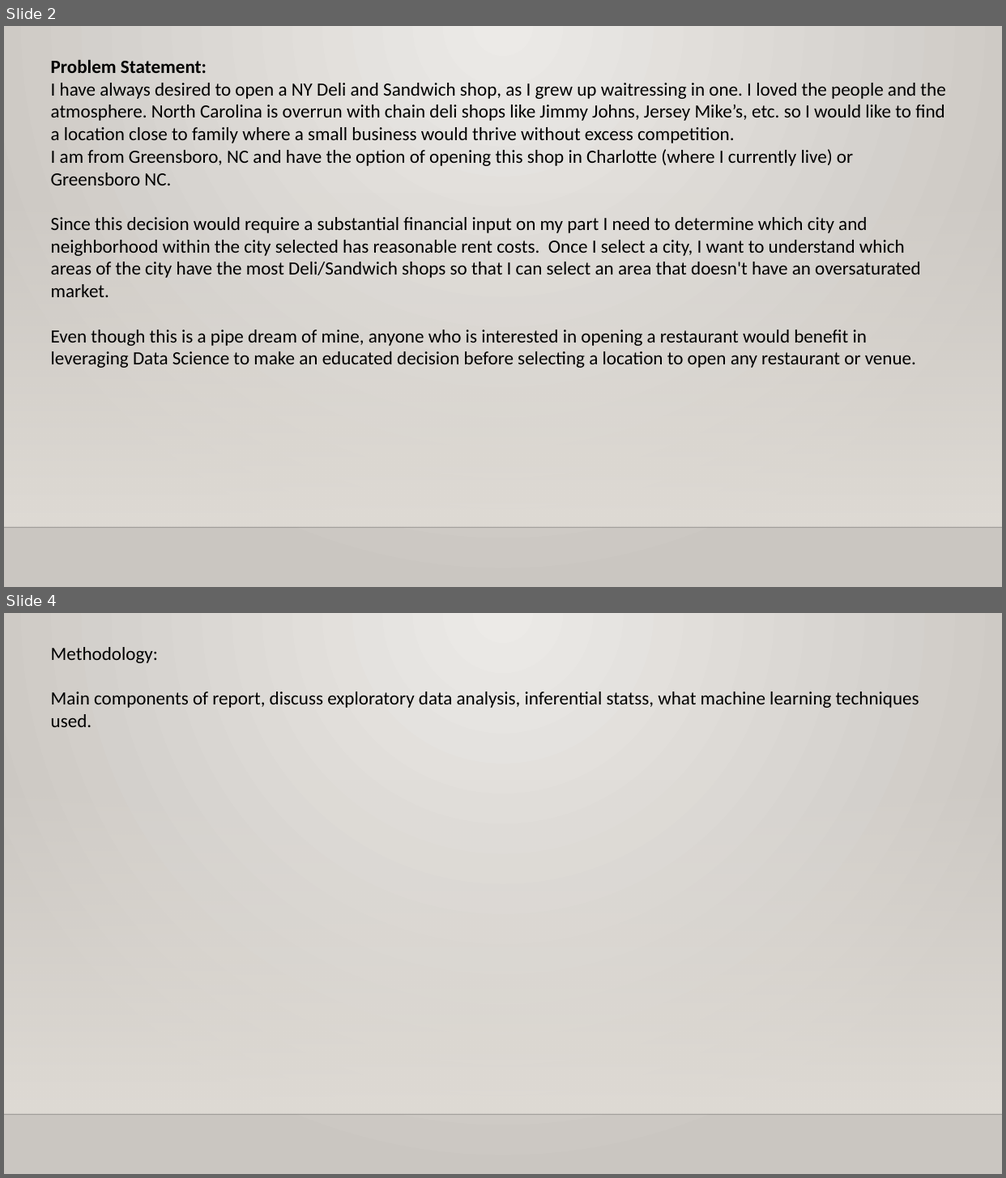
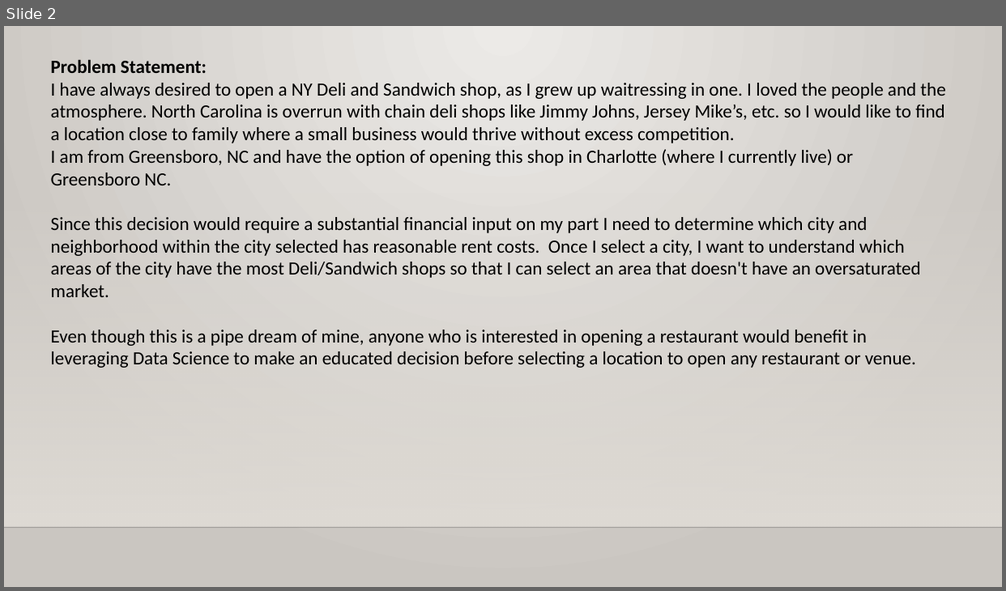
Before and after one commit to crowela022/LCDataScience, a slide deck: Data Science Capstone Project Presentation 2.pptx. Shown one above the other, each under a label of ours: slides 2 and 4 before the commit, slide 2 after it; the slides between them are not shown. The pictures are 1006x1178 and 1006x591 pixels, drawn with LibreOffice and Linux fonts; fonts in the diff are those of the drawing; background and template pictures are left out. Boxes give left, top, right and bottom in pixels: in the first picture for what was removed or moved away, otherwise in the second. Text is boxed around its words. In the diff, an @@ line names an element or a change of style, - is before the commit and + after.

```diff
--- a/Data Science Capstone Project Presentation 2.pptx
+++ b/Data Science Capstone Project Presentation 2.pptx
@@ slide 4 removed at box(4, 613, 1002, 1174), background gradient #ECEAE7 to #CAC7C1; not listed: 2 template elements that a slide beside it also shows @@
@@ text removed at box(51, 647, 919, 727) @@
-Methodology:
-Main components of report, discuss exploratory data analysis, inferential statss, what machine learning techniques used.
```
Also in this commit, not shown: 2 slides changed, 5 slides added, 4 other slides removed.
